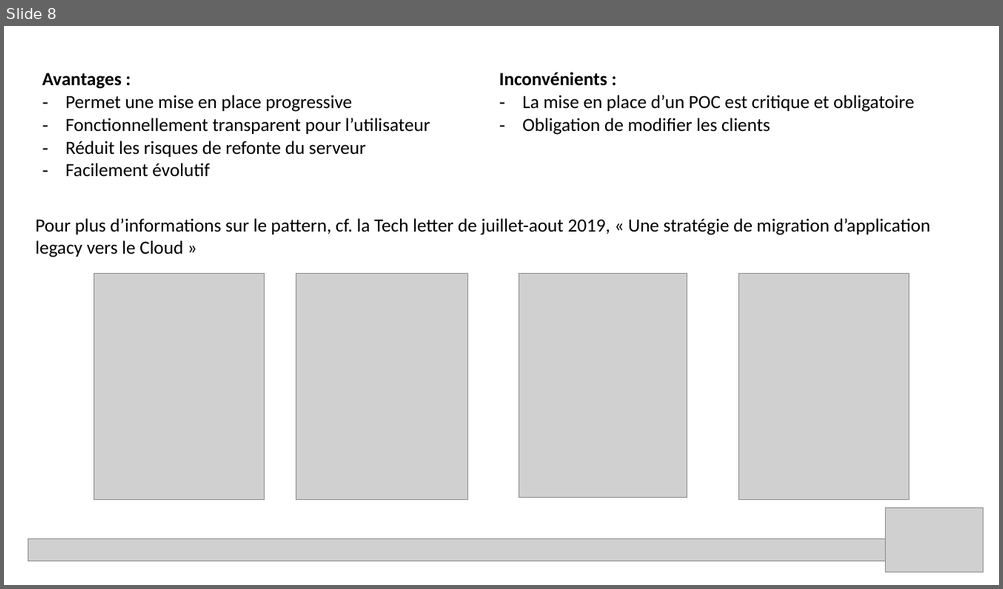
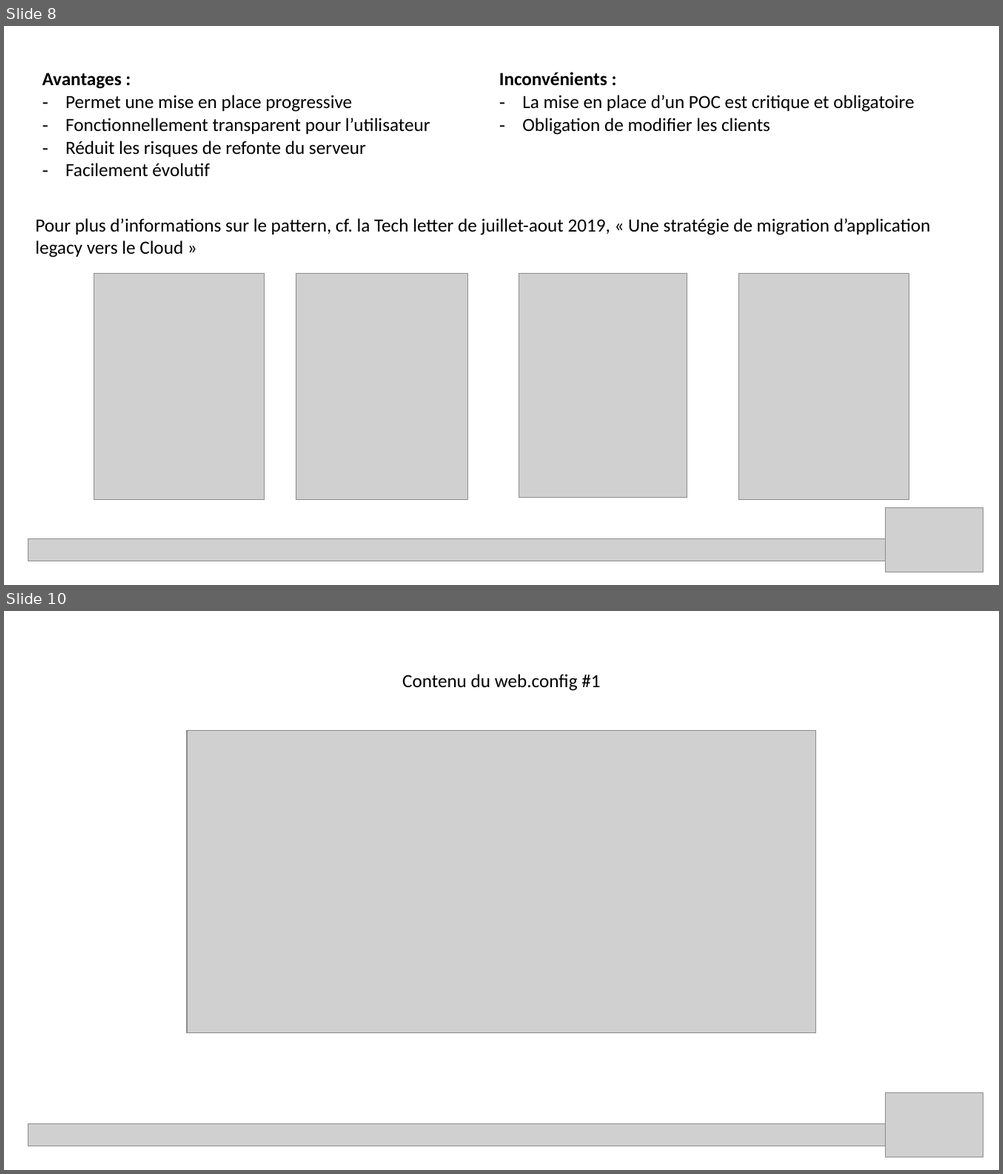
Before and after one commit to acaillol/SpeakUp-ApiShadowing, a slide deck: Speak'up API shadowing.pptx. Shown one above the other, each under a label of ours: slide 8 before the commit, slides 8 and 10 after it; the slides between them are not shown. The pictures are 1003x589 and 1003x1174 pixels, drawn with LibreOffice and Linux fonts; fonts in the diff are those of the drawing; grey boxes stand for pictures. Boxes give left, top, right and bottom in pixels: in the first picture for what was removed or moved away, otherwise in the second. Text is boxed around its words. In the diff, an @@ line names an element or a change of style, - is before the commit and + after.

Commit message:
Clarification du schéma de shadowing et ajout d'une capture de web.config

```diff
--- a/Speak'up API shadowing.pptx
+++ b/Speak'up API shadowing.pptx
@@ slide 10 added at (x1=4, y1=611, x2=999, y2=1170), background #FFFFFF @@
@@ text added at (x1=402, y1=674, x2=600, y2=691), 18 pt, text #000000 @@
+Contenu du web.config #1
@@ picture added at (x1=187, y1=731, x2=816, y2=1034) @@
@@ picture added at (x1=885, y1=1093, x2=983, y2=1158) @@
@@ picture added at (x1=28, y1=1125, x2=885, y2=1147) @@
```
Also in this commit, not shown: 2 slides changed, 2 other slides added, 1 slide removed.
